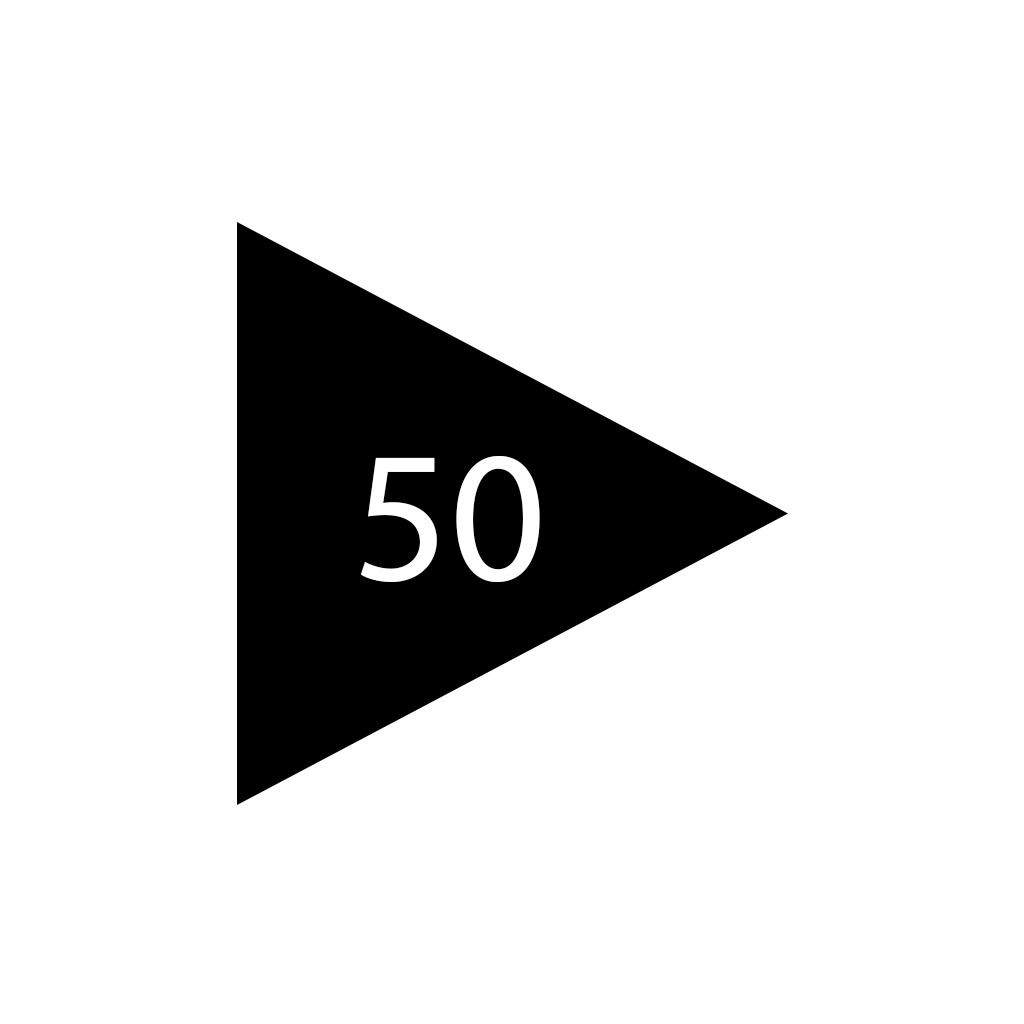
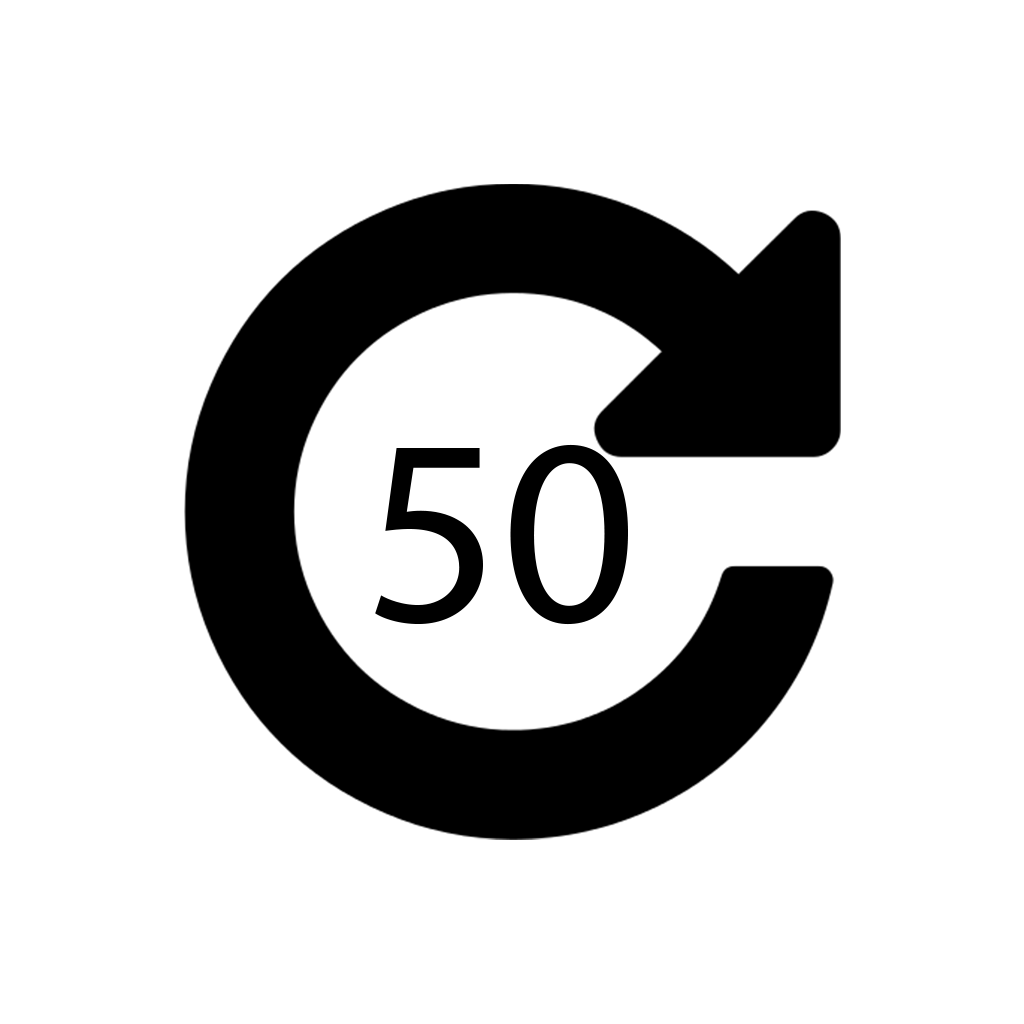
Before/after of a 1024x1024 layered artwork. What changed in the layer stack:
moved "50" above "512px-Repeat_font_awesome.svg", painted on it over [360, 444, 628, 625]
removed layer "Polygon 1" over [237, 222, 788, 805]
added layer "512px-Repeat_font_awesome.svg" above "Preview - DO NOT PUBLISH!" over [184, 184, 841, 840]
